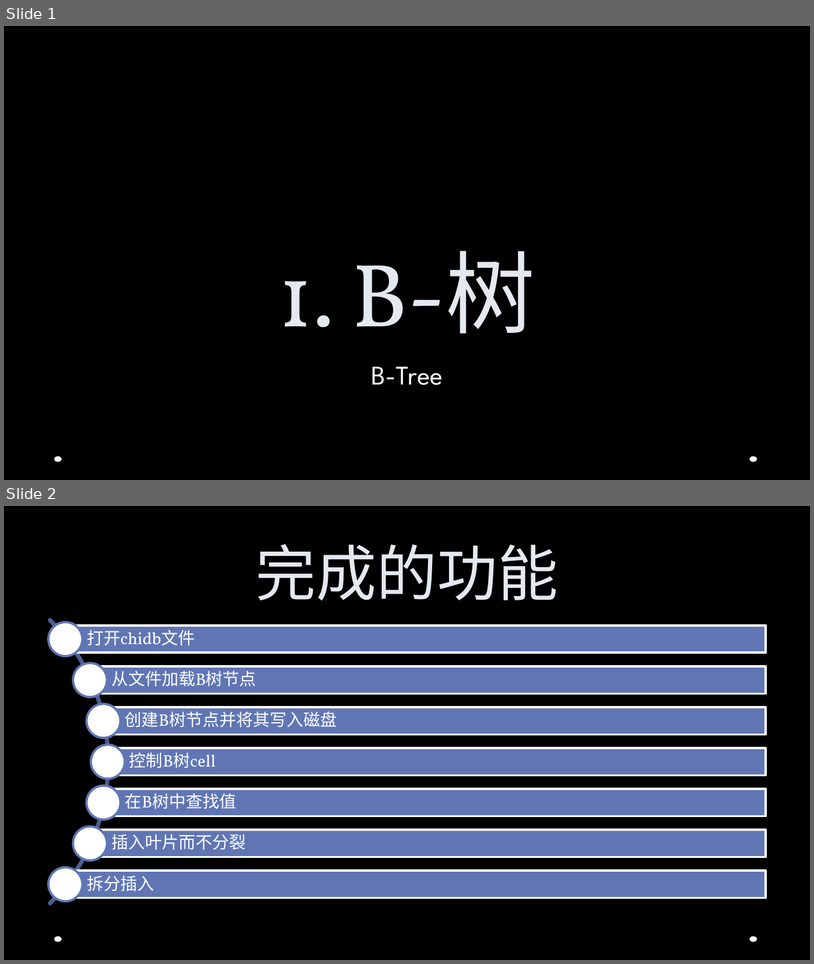
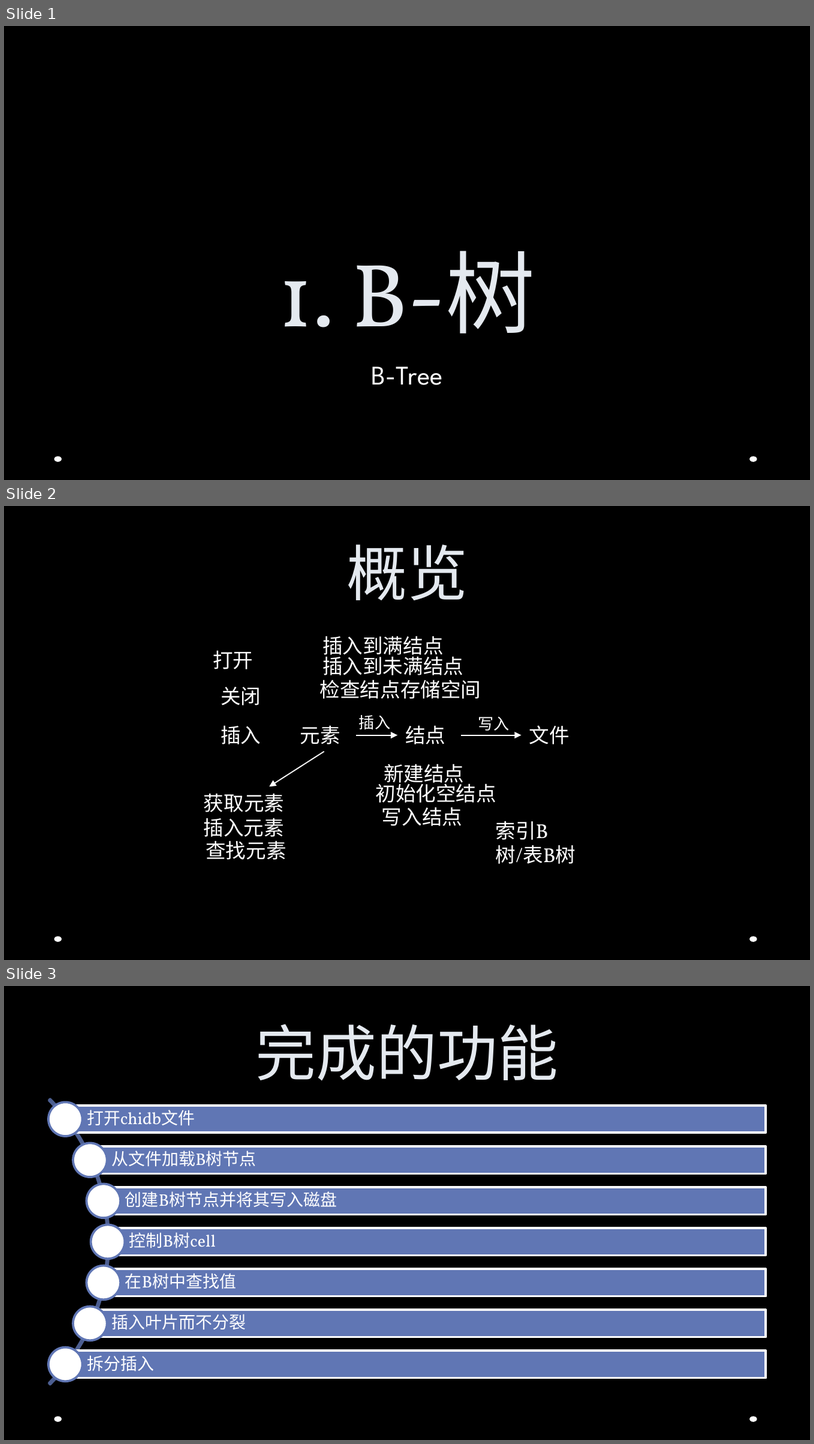
Before and after one commit to Jusot/chidb, a slide deck: documents/slides/ppt.pptx. Shown one above the other, each under a label of ours: slides 1 and 2 before the commit, slides 1, 2 and 3 after it. The pictures are 814x964 and 814x1444 pixels, drawn with LibreOffice and Linux fonts; fonts in the diff are those of the drawing; background and template pictures are left out. Boxes give left, top, right and bottom in pixels: in the first picture for what was removed or moved away, otherwise in the second. Text is boxed around its words. In the diff, an @@ line names an element or a change of style, - is before the commit and + after.

```diff
--- a/documents/slides/ppt.pptx
+++ b/documents/slides/ppt.pptx
@@ slide 2 added at (4, 506, 810, 960), background picture (left out); not listed: 2 template elements that a slide beside it also shows @@
@@ title added at (347, 544, 468, 600), 54 pt, text #E4E9EF @@
+概览
@@ text added at (323, 636, 444, 659), 18 pt, text #FFFFFF @@
+插入到满结点
@@ text added at (213, 650, 253, 669), 18 pt, text #FFFFFF @@
+打开
@@ text added at (323, 653, 464, 675), 18 pt, text #FFFFFF @@
+插入到未满结点
@@ text added at (320, 679, 482, 699), 18 pt, text #FFFFFF @@
+检查结点存储空间
@@ text added at (221, 687, 261, 705), 18 pt, text #FFFFFF @@
+关闭
@@ text added at (359, 715, 390, 729), 14 pt, text #FFFFFF @@
+插入
@@ text added at (478, 717, 509, 730), 14 pt, text #FFFFFF @@
+写入
@@ text added at (221, 725, 261, 744), 18 pt, text #FFFFFF @@
+插入
@@ text added at (300, 725, 341, 744), 18 pt, text #FFFFFF @@
+元素
@@ arrow added from (356, 735) to (398, 735), #FFFFFF 1 pt @@
@@ text added at (405, 725, 446, 744), 18 pt, text #FFFFFF @@
+结点
@@ arrow added from (461, 735) to (522, 735), #FFFFFF 1 pt @@
@@ text added at (530, 725, 570, 744), 18 pt, text #FFFFFF @@
+文件
@@ arrow added from (324, 751) to (269, 787), #FFFFFF 1 pt @@
@@ text added at (384, 763, 464, 786), 18 pt, text #FFFFFF @@
+新建结点
@@ text added at (204, 793, 284, 812), 18 pt, text #FFFFFF @@
+获取元素
@@ text added at (376, 780, 497, 802), 18 pt, text #FFFFFF @@
+初始化空结点
@@ text added at (382, 807, 462, 826), 18 pt, text #FFFFFF @@
+写入结点
@@ text added at (204, 817, 284, 837), 18 pt, text #FFFFFF @@
+插入元素
@@ text added at (495, 820, 576, 864), 18 pt, text #FFFFFF @@
+索引B树/表B树
@@ text added at (206, 840, 286, 859), 18 pt, text #FFFFFF @@
+查找元素
@@ what was slide 2 is now slide 3 @@
```
Also in this commit, not shown: 3 slides changed, 3 other slides added, 7 slides removed.
